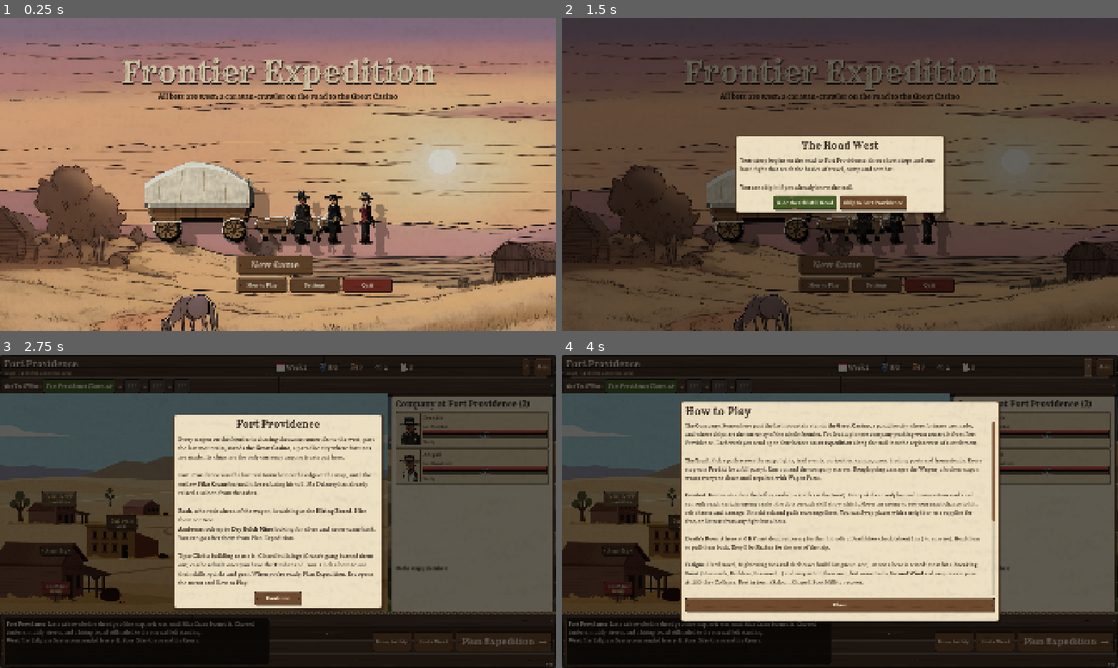
Above: before the commit, frames 1-4 (two rows, left to right).
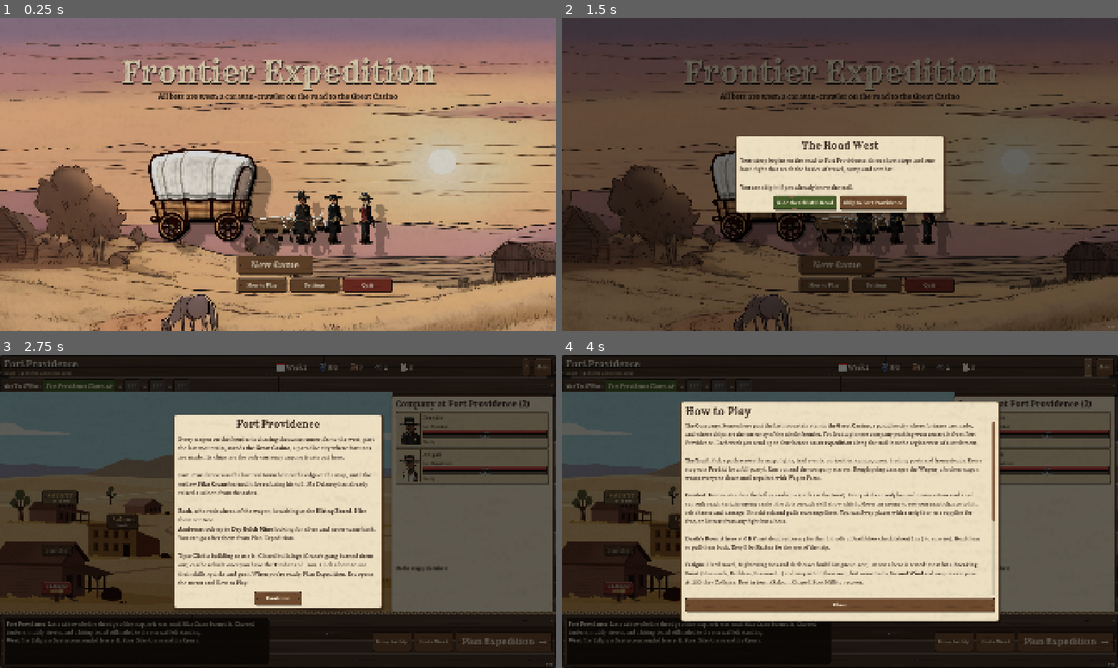
Above: after the commit, the same moments.

Repository: ChadFinancials/frontier-expedition
Game: Godot game, scene res://scenes/main.tscn
Same seed, same stepped clock (60 frames per second), same inputs: the game is played once before the commit and once after it.
Inputs:
- Up to frame 1 (0.25 s): no input
- Up to frame 2 (1.5 s): click "New Game" at 0.5 s; click "New Game" at 1.25 s
- Up to frame 3 (2.75 s): click "Skip to Fort Providence" at 2 s
- Up to frame 4 (4 s): click "Continue" at 2.75 s; click "?" at 3.5 s

The runs differ from the first frame. In frame 1, 5.0% of the frame differs, in the area x 25-62%, y 42-76%; in frame 2, 1.6%; in frame 3, 1.7%; in frame 4, 1.1%.

Commit message:
Round 9: owner's wagon art, town painting flush, Surgery stuns again
- The owner's painted wagon replaces the code-drawn one on the trail,
  main menu and camp (prep_icons.py --prop cuts props at full size and
  clears spoke pockets without eating the canvas); oxen hitched to its
  tongue, a shadow and a roll bob.
- The Fort Providence painting runs under the roster panel's edge, so no
  strip of screen shows between them.
- Battlefield Surgery stuns the patient again (on top of -5 Protection),
  so it isn't strictly better than Laying On of Hands.

Co-Authored-By: Claude Opus 5.5 <noreply@anthropic.com>
Claude-Session: https://claude.ai/code/session_01XcbqNLxajTmC7syhCt1stP

Diff:
--- a/data/skills.json
+++ b/data/skills.json
@@ -70,7 +70,7 @@
   "ss_frog": {"name": "Sticky Frog", "class": "sharpshooter", "desc": "Lobs a very unhappy tree frog. Whoever it lands  …(355 unchanged characters)…
   "dr_dart": {"name": "Flask of Vileness", "class": "frontier_doctor", "desc": "A flask of something vile, uncorked in  …(230 unchanged characters)…
   "dr_caustic": {"name": "Experimental Tonic", "class": "frontier_doctor", "desc": "Untested, but promising. Heals a li …(314 unchanged characters)…
-  "dr_surgery": {"name": "Battlefield Surgery", "class": "frontier_doctor", "desc": "Quick, bloody, effective, and it takes it out of the patient. A big heal and cures Bleed and Poison, but they're left weak for a while (less Protection).", "use_ranks": [3, 4], "target": "ally", "anim": "heal", "sfx": "heal", "effects": [{"type": "heal", "min": 8, "max": 12}, {"type": "cure", "kinds": ["bleed", "poison"]}, {"type": "debuff", "stat": "prot", "v …(73 unchanged characters)…
+  "dr_surgery": {"name": "Battlefield Surgery", "class": "frontier_doctor", "desc": "Quick, bloody, effective, and the patient goes under for it. A big heal and cures Bleed and Poison, but they're Stunned and left weak for a while (less Protection).", "use_ranks": [3, 4], "target": "ally", "anim": "heal", "sfx": "heal", "effects": [{"type": "heal", "min": 8, "max": 12}, {"type": "cure", "kinds": ["bleed", "poison"]}, {"type": "stun", "chance": 200}, {"type": "debuff", "stat": "prot", "v …(73 unchanged characters)…
   "dr_salts": {"name": "Smelling Salts", "class": "frontier_doctor", "desc": "Snaps an ally back to their senses. Cures …(276 unchanged characters)…
   "dr_chloroform": {"name": "Chloroform Rag", "class": "frontier_doctor", "desc": "A soaked rag over the mouth. Stuns.", "use_ranks": [3, 4], "target": "enemy", "target_ranks": [1], "acc": 92, "anim": "melee", "sfx": "cloth", "effects": [{"type": "stun", "chance": 120}], "dmg_range": [1, 2]},
   "dr_laudanum": {"name": "Laudanum", "class": "frontier_doctor", "desc": "A few drops take the edge off. Big Fatigue r …(322 unchanged characters)…
--- a/scripts/screens/settlement_screen.gd
+++ b/scripts/screens/settlement_screen.gd
@@ -43,7 +43,8 @@
 	var ta: Dictionary = site.get("town_art", {})
 	var art_path := "res://assets/art/town/%s.png" % str(ta.get("image", ""))
 	if not ta.is_empty() and ResourceLoader.exists(art_path):
-		town.size = Vector2(1340, 740)
+		# Runs under the roster panel's edge, so no strip of screen shows between them.
+		town.size = Vector2(1356, 740)
 		town.set_art(load(art_path), ta.get("spots", []), ta.get("prefer", {}))
 		add_child(town)
 	elif PaperFX.enabled:
--- a/scripts/visual/wagon_art.gd
+++ b/scripts/visual/wagon_art.gd
@@ -4,6 +4,13 @@
 ## Origin: ground level under the wagon's center. Faces right (west).
 
 const PAPER := Color("#f3e9d2")
+## The owner's painted wagon (tools/art/prep_icons.py --prop). Drawn when present, flipped
+## to face right, with the code-drawn oxen hitched to its tongue; the old drawn wagon is the
+## fallback.
+const ART := "res://assets/art/props/wagon.png"
+const ART_W := 340.0     # drawn width, local units (the drawn wagon is about as wide)
+static var _art: Texture2D = null
+static var _art_tried := false
 var wheel_angle := 0.0
 var step := 0.0
 var damaged := false
@@ -56,7 +63,18 @@
 	draw_line(at + Vector2(-60, -60), at + Vector2(-70, -38), fur, 4.0)
 
 
+static func art() -> Texture2D:
+	if not _art_tried:
+		_art_tried = true
+		if ResourceLoader.exists(ART):
+			_art = load(ART)
+	return _art
+
+
 func _draw() -> void:
+	if art() != null:
+		_draw_art()
+		return
 	# Team of oxen ahead of the wagon.
 	if show_team:
 		_ox(Vector2(330, 0), 0.0)
@@ -85,3 +103,28 @@
 		draw_line(Vector2(40, -210), Vector2(70, -160), Color("#8a6a45"), 3.0)
 	_wheel(Vector2(100, -36), 36)
 	draw_line(Vector2(150, -80), Vector2(230, -60), Color("#5a3a22"), 6.0)
+
+
+func _draw_art() -> void:
+	var tex := art()
+	var sc := ART_W / float(tex.get_width())
+	var sz := Vector2(ART_W, tex.get_height() * sc)
+	# The art's tongue pokes out low on its front (left) side; flipped, it's on the right.
+	var tongue := Vector2(ART_W / 2 - 6, -sz.y * 0.25)
+	if show_team:
+		_ox(Vector2(tongue.x + 150, 0), 0.0)
+		_ox(Vector2(tongue.x + 55, 0), 1.7)
+		draw_line(tongue, Vector2(tongue.x + 120, -50), Color("#5a3e26"), 5.0)
+	# Rolling: a gentle bob and rock, since the painted wheels can't turn.
+	var bob := absf(sin(step * 0.9)) * -2.5
+	var tilt := sin(step * 0.45) * 0.006
+	var tint := Color(1, 1, 1) if not damaged else Color(0.86, 0.8, 0.72)
+	draw_set_transform(Vector2(0, bob), tilt, Vector2(-1, 1))
+	var rect := Rect2(Vector2(-ART_W / 2, -sz.y), sz)
+	draw_texture_rect(tex, Rect2(rect.position + Vector2(-5, 6), sz), false, Color(0, 0, 0, 0.28))
+	draw_texture_rect(tex, rect, false, tint)
+	draw_set_transform(Vector2.ZERO, 0.0, Vector2.ONE)
+	if damaged:
+		# Torn canvas.
+		draw_line(Vector2(-60, -sz.y * 0.85), Vector2(-25, -sz.y * 0.62), Color("#8a6a45"), 3.0)
+		draw_line(Vector2(50, -sz.y * 0.9), Vector2(78, -sz.y * 0.68), Color("#8a6a45"), 3.0)
--- a/tests/run_tests.gd
+++ b/tests/run_tests.gd
@@ -889,8 +889,8 @@
 
 
 
-## Round 8 balance: Battlefield Surgery heals and weakens the patient instead of stunning
-## them; heals land in the ranges the owner set (heal_mult multiplies on top; 1.0 now).
+## Round 8 balance: Battlefield Surgery heals, then stuns and weakens the patient (round 9:
+## the stun is back, owner); heals land in the ranges the owner set (heal_mult multiplies on top; 1.0 now).
 func test_round8_balance() -> void:
 	var co := Company.new()
 	co.new_game(31)
@@ -910,7 +910,16 @@
 			dc = hc
 	pc.hp = 3
 	e.use_skill(dc, "dr_surgery", pc.id)
-	check(not pc.stunned, "Surgery no longer stuns the patient")
+	var stuns := 0
+	for k in 10:
+		pc.stunned = false
+		pc.stun_guard = 0
+		e.use_skill(dc, "dr_surgery", pc.id)
+		stuns += 1 if pc.stunned else 0
+	check(stuns >= 7, "Surgery stuns the patient almost every time (%d of 10)" % stuns)
+	pc.hp = 3
+	pc.buffs.clear()
+	e.use_skill(dc, "dr_surgery", pc.id)
 	check(pc.buffs.any(func(b): return b.stat == "prot" and float(b.value) == -5.0), "Surgery leaves the patient at -5 Protection")
 	check(pc.hp >= 3 + 8, "Surgery heals at least 8 (got %d)" % (pc.hp - 3))
 	var hm: float = DB.cfg("heal_mult", 1.0)
Binary file added: assets/art/props/wagon.png
Not shown, changed: docs/ART_PIPELINE.md
Not shown, changed: docs/HERO_REVIEW.md
Not shown, changed: docs/PLAYTEST_NOTES.md
Not shown, changed: tools/art/prep_icons.py
